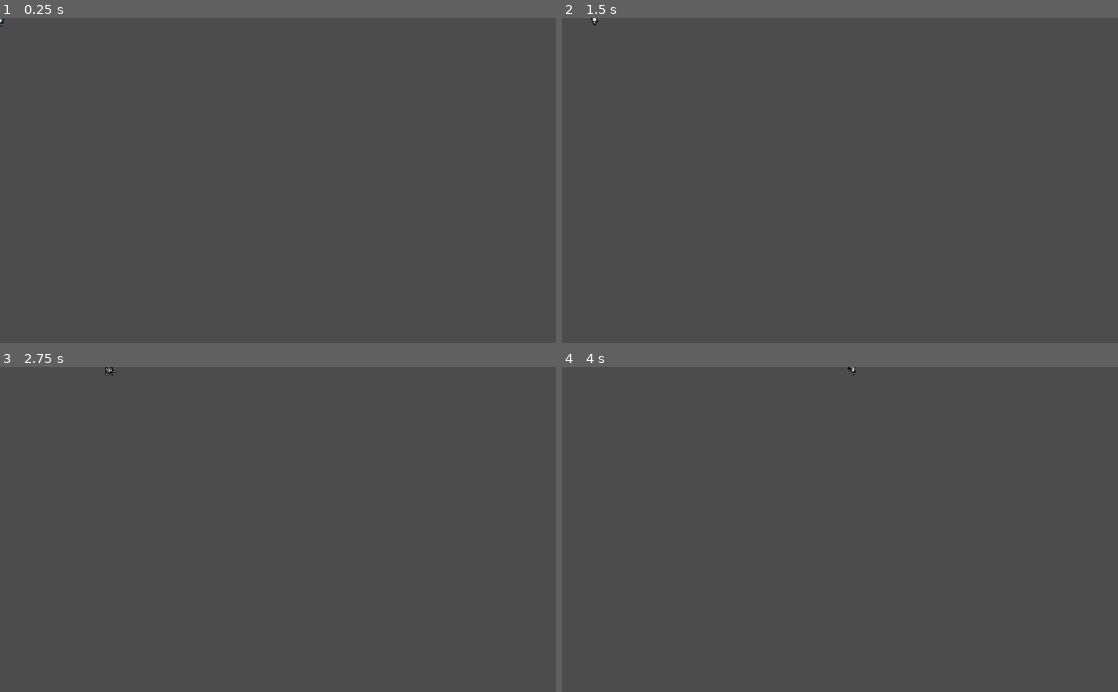
Above: before the commit, frames 1-4 (two rows, left to right).
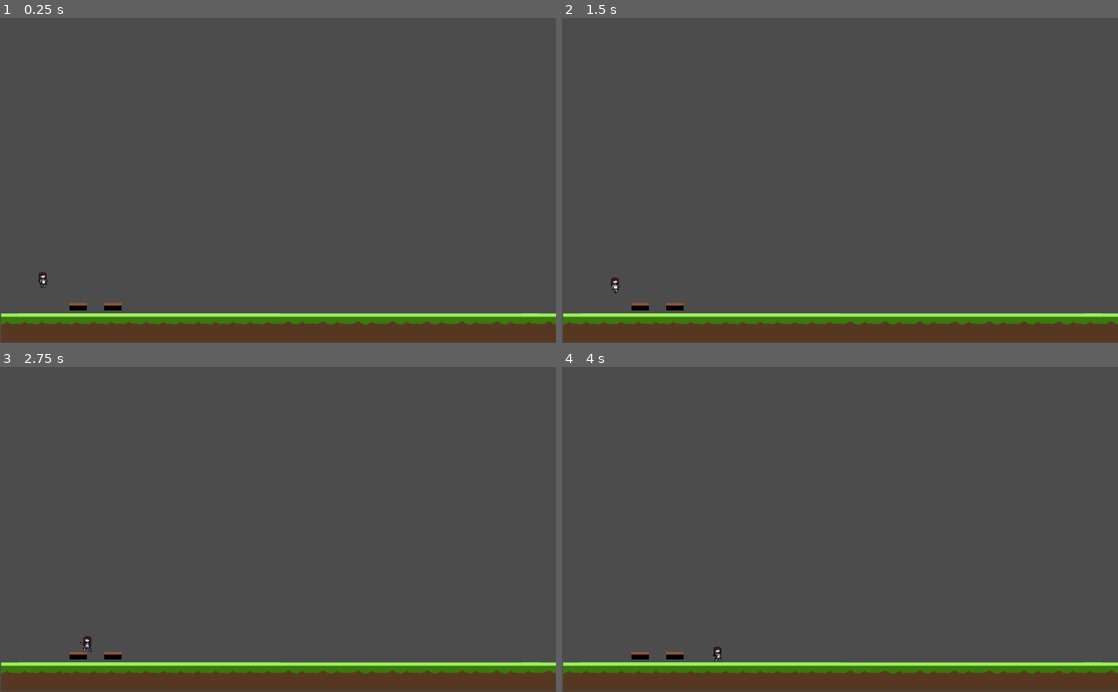
Above: after the commit, the same moments.

Repository: aichuley/2D-Game
Game: Godot game, scene res://World.tscn
Two runs of this game, one before a commit and one after it. Both use one fixed random seed, a clock stepped at 60 frames per second and the inputs below.
Inputs (mouse positions are in pixels of both pictures, inside the frame that each line leads up to):
- Up to frame 1 (0.25 s): no input
- Up to frame 2 (1.5 s): move the mouse to (962, 164) at 0.52 s; press the mouse at (962, 164) at 0.53 s; hold D (move_right) from 0.53 s (still down); tap Space (jump, bound only after the commit) at 0.77, 0.8, 1.07, 1.35 s; move the mouse to (728, 196) at 1.27 s; release the mouse at (728, 196) at 1.28 s
- Up to frame 3 (2.75 s): tap Space (jump, bound only after the commit) at 1.52, 1.82, 2.3 s; click (166, 545) at 1.55 s; move the mouse to (333, 458) at 2.02 s; release D (move_right) at 2.03 s; press the mouse at (333, 458) at 2.03 s; hold A (move_left) from 2.03 s (still down)
- Up to frame 4 (4 s): move the mouse to (812, 594) at 2.77 s; release A (move_left) at 2.78 s; release the mouse at (812, 594) at 2.78 s; hold D (move_right) from 2.78 s (still down); click (812, 594) at 2.85 s; tap Space (jump, bound only after the commit) at 3.02, 3.32, 3.6, 3.77 s; move the mouse to (1006, 578) at 3.52 s

The runs differ from the first frame. In frame 1, 9.2% of the frame differs, in the area x 0-100%, y 0-100%; in frame 2, 9.2%; in frame 3, 9.2%; in frame 4, 9.2%.

Commit message:
jumping and gravity implemented

Diff:
--- a/World.tscn
+++ b/World.tscn
@@ -1,7 +1,88 @@
-[gd_scene load_steps=2 format=2]
+[gd_scene load_steps=8 format=2]
 
 [ext_resource path="res://player.tscn" type="PackedScene" id=1]
+[ext_resource path="res://grass.png" type="Texture" id=2]
+[ext_resource path="res://jumppadtest1.png" type="Texture" id=3]
+
+[sub_resource type="ConvexPolygonShape2D" id=2]
+points = PoolVector2Array( 64, 64, 0, 64, 0, 11, 64, 11 )
+
+[sub_resource type="TileSet" id=1]
+0/name = "grass.png 0"
+0/texture = ExtResource( 2 )
+0/tex_offset = Vector2( 0, 0 )
+0/modulate = Color( 1, 1, 1, 1 )
+0/region = Rect2( 0, 0, 64, 64 )
+0/tile_mode = 2
+0/autotile/icon_coordinate = Vector2( 0, 0 )
+0/autotile/tile_size = Vector2( 64, 64 )
+0/autotile/spacing = 0
+0/autotile/occluder_map = [  ]
+0/autotile/navpoly_map = [  ]
+0/autotile/priority_map = [  ]
+0/autotile/z_index_map = [  ]
+0/occluder_offset = Vector2( 0, 0 )
+0/navigation_offset = Vector2( 0, 0 )
+0/shape_offset = Vector2( 0, 0 )
+0/shape_transform = Transform2D( 1, 0, 0, 1, 0, 0 )
+0/shape = SubResource( 2 )
+0/shape_one_way = false
+0/shape_one_way_margin = 1.0
+0/shapes = [ {
+"autotile_coord": Vector2( 0, 0 ),
+"one_way": false,
+"one_way_margin": 1.0,
+"shape": SubResource( 2 ),
+"shape_transform": Transform2D( 1, 0, 0, 1, 0, 0 )
+} ]
+0/z_index = 0
+
+[sub_resource type="ConvexPolygonShape2D" id=5]
+points = PoolVector2Array( 32, 32, 0, 32, 0, 14, 32, 14 )
+
+[sub_resource type="TileSet" id=4]
+0/name = "jumppadtest1.png 0"
+0/texture = ExtResource( 3 )
+0/tex_offset = Vector2( 0, 0 )
+0/modulate = Color( 1, 1, 1, 1 )
+0/region = Rect2( 0, 0, 32, 32 )
+0/tile_mode = 2
+0/autotile/icon_coordinate = Vector2( 0, 0 )
+0/autotile/tile_size = Vector2( 32, 32 )
+0/autotile/spacing = 0
+0/autotile/occluder_map = [  ]
+0/autotile/navpoly_map = [  ]
+0/autotile/priority_map = [  ]
+0/autotile/z_index_map = [  ]
+0/occluder_offset = Vector2( 0, 0 )
+0/navigation_offset = Vector2( 0, 0 )
+0/shape_offset = Vector2( 0, 0 )
+0/shape_transform = Transform2D( 1, 0, 0, 1, 0, 0 )
+0/shape = SubResource( 5 )
+0/shape_one_way = false
+0/shape_one_way_margin = 1.0
+0/shapes = [ {
+"autotile_coord": Vector2( 0, 0 ),
+"one_way": false,
+"one_way_margin": 1.0,
+"shape": SubResource( 5 ),
+"shape_transform": Transform2D( 1, 0, 0, 1, 0, 0 )
+} ]
+0/z_index = 0
 
 [node name="World" type="Node2D"]
 
 [node name="player" parent="." instance=ExtResource( 1 )]
+position = Vector2( 79.7422, 402.395 )
+
+[node name="TileMap" type="TileMap" parent="."]
+position = Vector2( 2.24496, 279.493 )
+tile_set = SubResource( 1 )
+cell_size = Vector2( 32, 32 )
+format = 1
+tile_data = PoolIntArray( 524288, 0, 0, 524289, 0, 0, 524290, 0, 0, 524291, 0, 0, 524292, 0, 0, 524293, 0, 0, 524294, 0, 0, 524295, 0, 0, 524296, 0, 0, 524297, 0, 0, 524298, 0, 0, 524299, 0, 0, 524300, 0, 0, 524301, 0, 0, 524302, 0, 0, 524303, 0, 0, 524305, 0, 0, 524307, 0, 0, 524309, 0, 0, 524311, 0, 0, 524313, 0, 0, 524315, 0, 0, 524317, 0, 0, 524318, 0, 0 )
+
+[node name="TileMap2" type="TileMap" parent="."]
+tile_set = SubResource( 4 )
+format = 1
+tile_data = PoolIntArray( 524290, 0, 0, 524291, 0, 0 )
--- a/player.gd
+++ b/player.gd
@@ -1,5 +1,9 @@
 extends KinematicBody2D
+var gravity= 50
+var acceleration = 3
 
+onready var ray: RayCast2D = get_node("path")
+var velocity = Vector2()
 const MOVE_SPEED = 300
 onready var _animated_sprite = $AnimatedSprite #reference to player
 
@@ -20,8 +24,25 @@
 		move_vect.y -= 1
 	if Input.is_action_pressed("move_down"):
 		move_vect.y += 1
+	if Input.is_action_just_pressed("jump") and is_on_floor():
+		velocity.y -= 600
+		_animated_sprite.play("jump")
 	move_vect = move_vect.normalized()
-	move_and_collide(move_vect * MOVE_SPEED * delta)
+
+	velocity = velocity.linear_interpolate(move_vect * MOVE_SPEED, acceleration * delta)
+	velocity.y += gravity
+
+	# if Input.is_action_just_pressed("jump") and is_on_floor():
+	# 	move_vect.y -= 10
+	# 	_animated_sprite.play("jump")
+
+	velocity = move_and_slide(velocity, Vector2(0,-1))
+	#if 	!is_on_floor():
+	#	move_vect.y += gravity * delta
+		#move_and_collide(move_vect * MOVE_SPEED * delta)
+	#else:
+		#move_and_slide(move_vect, Vector2(0,-1))
+
 
 func _process(delta):
 	if Input.is_action_pressed("move_right"):
--- a/player.tscn
+++ b/player.tscn
@@ -1,8 +1,9 @@
-[gd_scene load_steps=21 format=2]
+[gd_scene load_steps=26 format=2]
 
 [ext_resource path="res://girlwalkinganimation.png" type="Texture" id=1]
 [ext_resource path="res://player.gd" type="Script" id=2]
 [ext_resource path="res://girlslashinganimation2.png" type="Texture" id=3]
+[ext_resource path="res://girljumpinganimation.png" type="Texture" id=4]
 
 [sub_resource type="AtlasTexture" id=1]
 flags = 4
@@ -79,6 +80,26 @@
 atlas = ExtResource( 1 )
 region = Rect2( 224, 0, 32, 32 )
 
+[sub_resource type="AtlasTexture" id=18]
+flags = 4
+atlas = ExtResource( 4 )
+region = Rect2( 0, 0, 32, 32 )
+
+[sub_resource type="AtlasTexture" id=19]
+flags = 4
+atlas = ExtResource( 4 )
+region = Rect2( 32, 0, 32, 32 )
+
+[sub_resource type="AtlasTexture" id=20]
+flags = 4
+atlas = ExtResource( 4 )
+region = Rect2( 64, 0, 32, 32 )
+
+[sub_resource type="AtlasTexture" id=21]
+flags = 4
+atlas = ExtResource( 4 )
+region = Rect2( 96, 0, 32, 32 )
+
 [sub_resource type="SpriteFrames" id=16]
 animations = [ {
 "frames": [ SubResource( 1 ) ],
@@ -95,16 +116,27 @@
 "loop": true,
 "name": "walk",
 "speed": 15.0
+}, {
+"frames": [ SubResource( 18 ), SubResource( 19 ), SubResource( 20 ), SubResource( 21 ) ],
+"loop": true,
+"name": "jump",
+"speed": 10.0
 } ]
 
-[sub_resource type="CapsuleShape2D" id=17]
+[sub_resource type="RectangleShape2D" id=17]
+extents = Vector2( 9, 16 )
 
 [node name="player" type="KinematicBody2D"]
+position = Vector2( 0, 6.9374 )
 script = ExtResource( 2 )
 
 [node name="AnimatedSprite" type="AnimatedSprite" parent="."]
 frames = SubResource( 16 )
-animation = "slash"
+animation = "jump"
 
 [node name="CollisionShape2D" type="CollisionShape2D" parent="."]
 shape = SubResource( 17 )
+
+[node name="RayCast2D" type="RayCast2D" parent="."]
+position = Vector2( 0.0115891, -12.9658 )
+scale = Vector2( -0.328336, 0.499482 )
--- a/project.godot
+++ b/project.godot
@@ -49,6 +49,11 @@
 "events": [ Object(InputEventMouseButton,"resource_local_to_scene":false,"resource_name":"","device":-1,"alt":false,"sh …(213 unchanged characters)…
  ]
 }
+jump={
+"deadzone": 0.5,
+"events": [ Object(InputEventKey,"resource_local_to_scene":false,"resource_name":"","device":0,"alt":false,"shift":false,"control":false,"meta":false,"command":false,"pressed":false,"scancode":32,"unicode":0,"echo":false,"script":null)
+ ]
+}
 
 [physics]
 
Binary file added: girljumpinganimation.png
Not shown, added: girljumpinganimation.png.import
Binary file added: grass.png
Not shown, added: grass.png.import
Binary file added: jumppadtest1.png
Not shown, added: jumppadtest1.png.import
Not shown, changed: .gitignore
